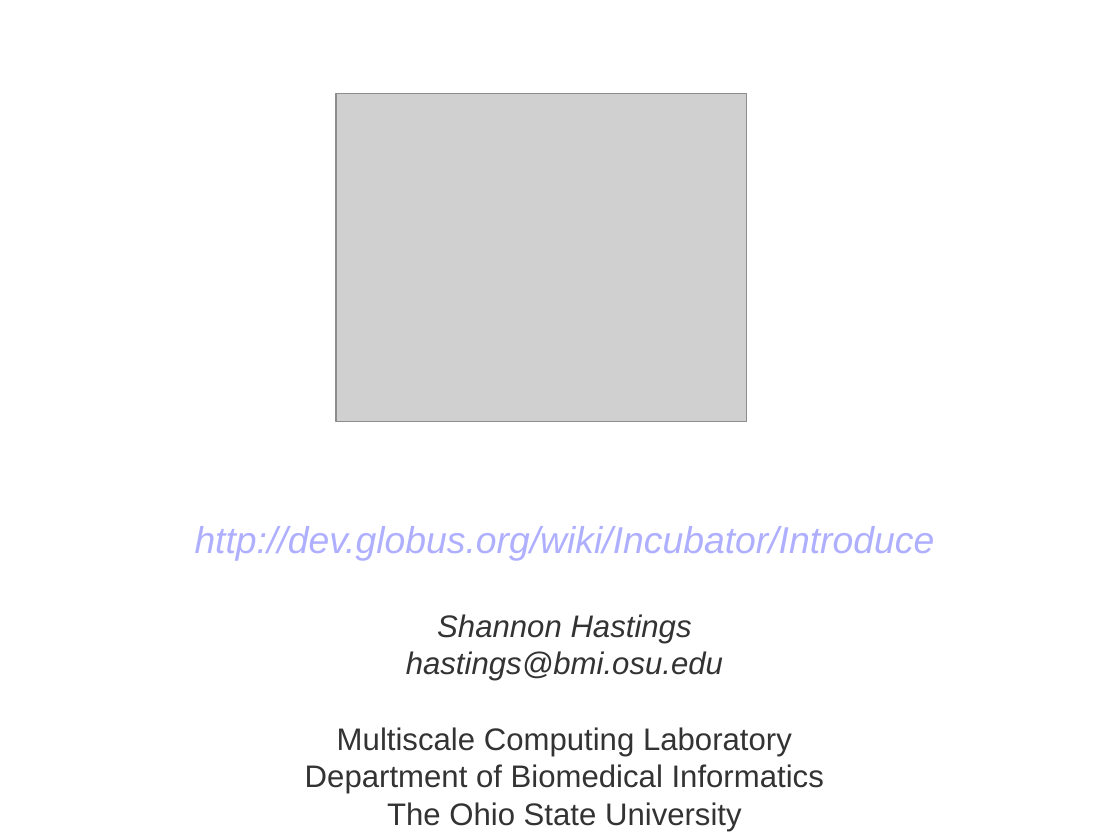
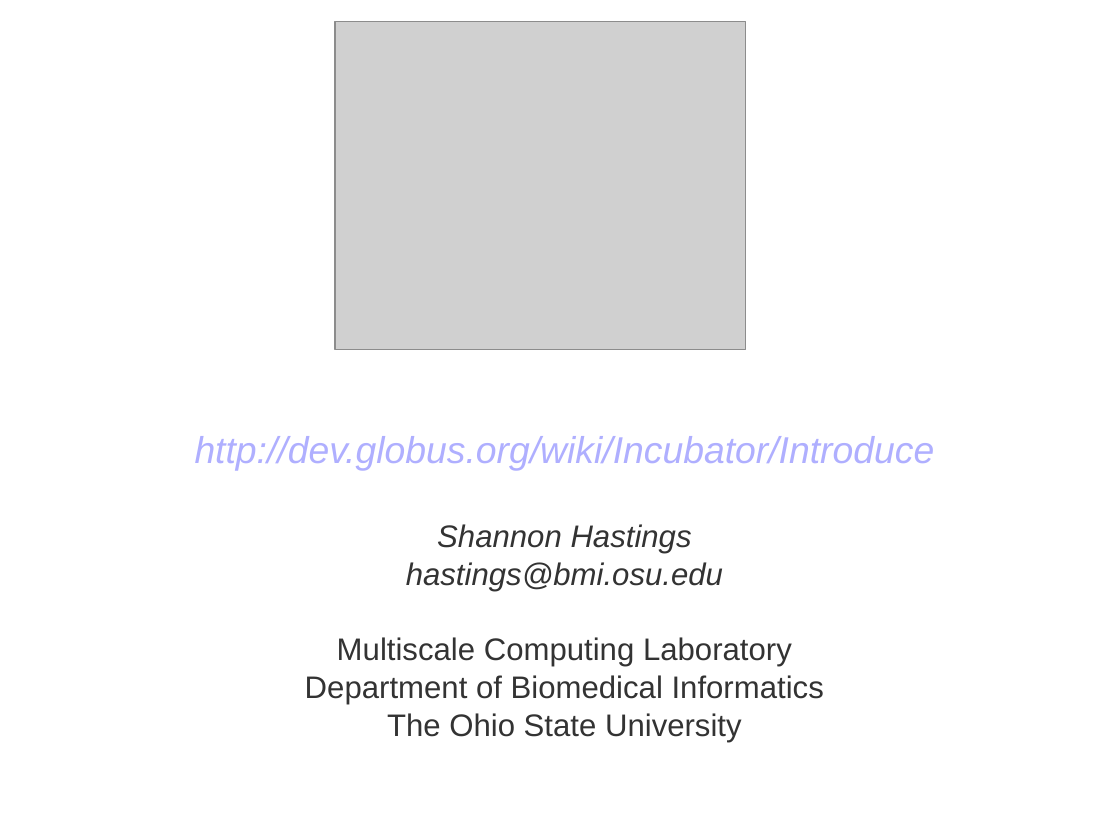
Before and after one commit to NCIP/cagrid-docs, a slide deck: slide 24 of presentations/introduce/Introduce-OGF19.ppt (slide 22 before the commit). Drawn at 1120x840 pixels with LibreOffice and Linux fonts; fonts in the diff are those of the drawing; grey boxes stand for pictures; background and template pictures are left out. Boxes give left, top, right and bottom in pixels: in the first picture for what was removed or moved away, otherwise in the second. Text is boxed around its words. In the diff, an @@ line names an element or a change of style, - is before the commit and + after.

```diff
--- a/presentations/introduce/Introduce-OGF19.ppt
+++ b/presentations/introduce/Introduce-OGF19.ppt
@@ picture: place and size @@
-picture at (336, 93, 747, 421)
+picture at (335, 21, 746, 349)
@@ subtitle "http://dev.globus.org/wiki/Incubator/Introduce": place and size @@
-subtitle "http://dev.globus.org/wiki/Incubator/Introduce" at (195, 526, 935, 831)
+subtitle "http://dev.globus.org/wiki/Incubator/Introduce" at (195, 436, 935, 742)
```
Also in this commit, not shown: 4 other slides changed, 3 slides added, 1 slide removed.
